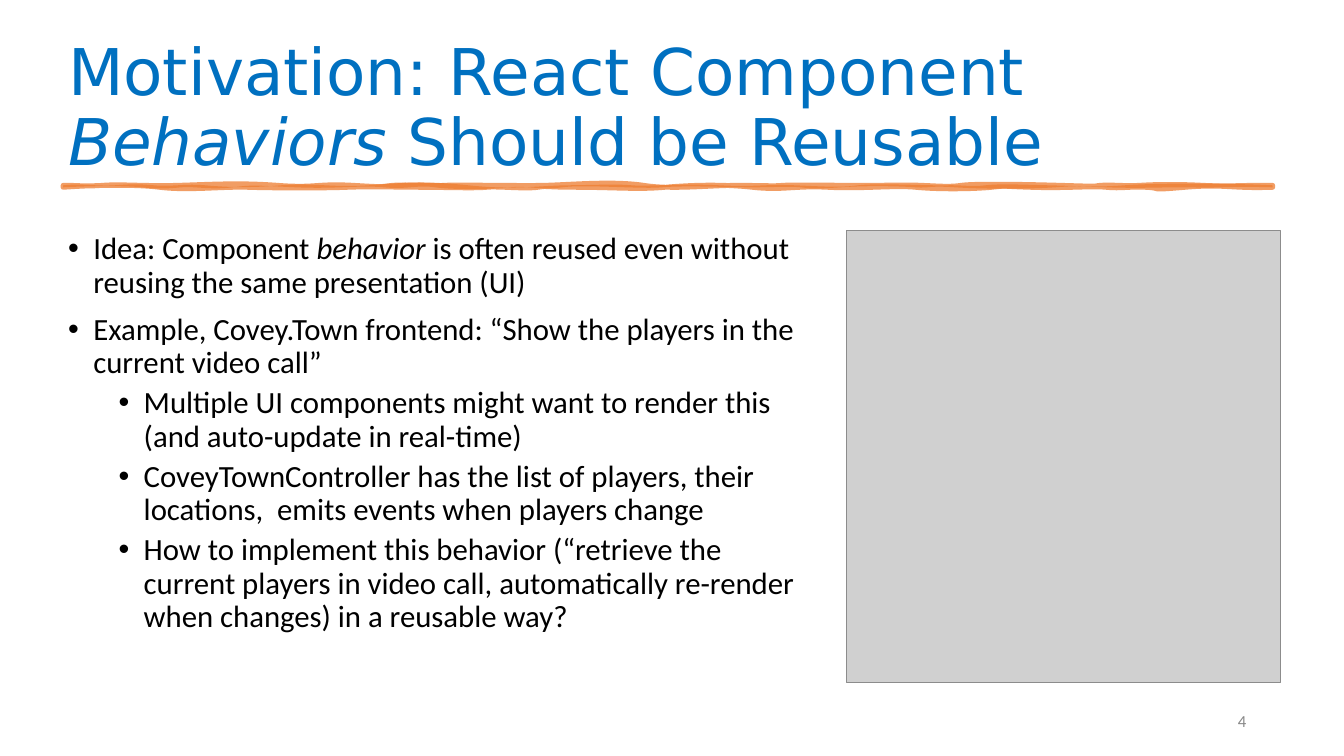
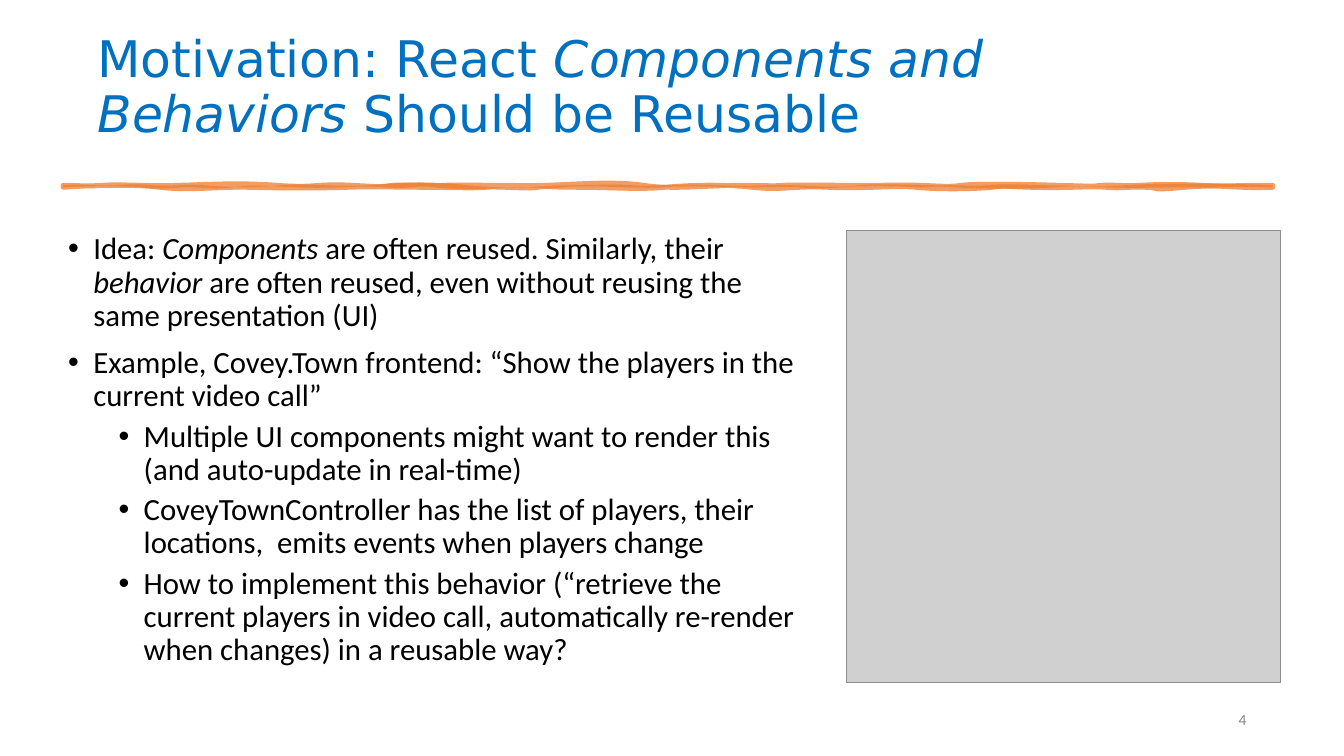
Before and after one commit to neu-se/CS4530-Spring-2023, a slide deck: slide 4 of Slides/Module 08 Patterns of React.pptx. Drawn at 1344x756 pixels with LibreOffice and Linux fonts; fonts in the diff are those of the drawing; grey boxes stand for pictures. Boxes give left, top, right and bottom in pixels: in the first picture for what was removed or moved away, otherwise in the second. Text is boxed around its words. In the diff, an @@ line names an element or a change of style, - is before the commit and + after.

```diff
--- a/Slides/Module 08 Patterns of React.pptx
+++ b/Slides/Module 08 Patterns of React.pptx
@@ title at bbox=[97, 38, 983, 133]: text changed; size 46 to 36 pt @@
-Motivation: React Component Behaviors Should be Reusable
+Motivation: React Components and Behaviors Should be Reusable
@@ text at bbox=[93, 237, 742, 331]: text changed @@
-• Idea: Component behavior is often reused even without reusing the same presentation (UI)
+• Idea: Components are often reused. Similarly, their behavior are often reused, even without reusing the same presentation (UI)
@@ page number at bbox=[1239, 715, 1247, 725]: size 12 to 11.1 pt; line spacing 1 to 0.9 @@
```
Also in this commit, not shown: 7 other slides changed, 1 slide added, 2 slides removed, 1 other file.
